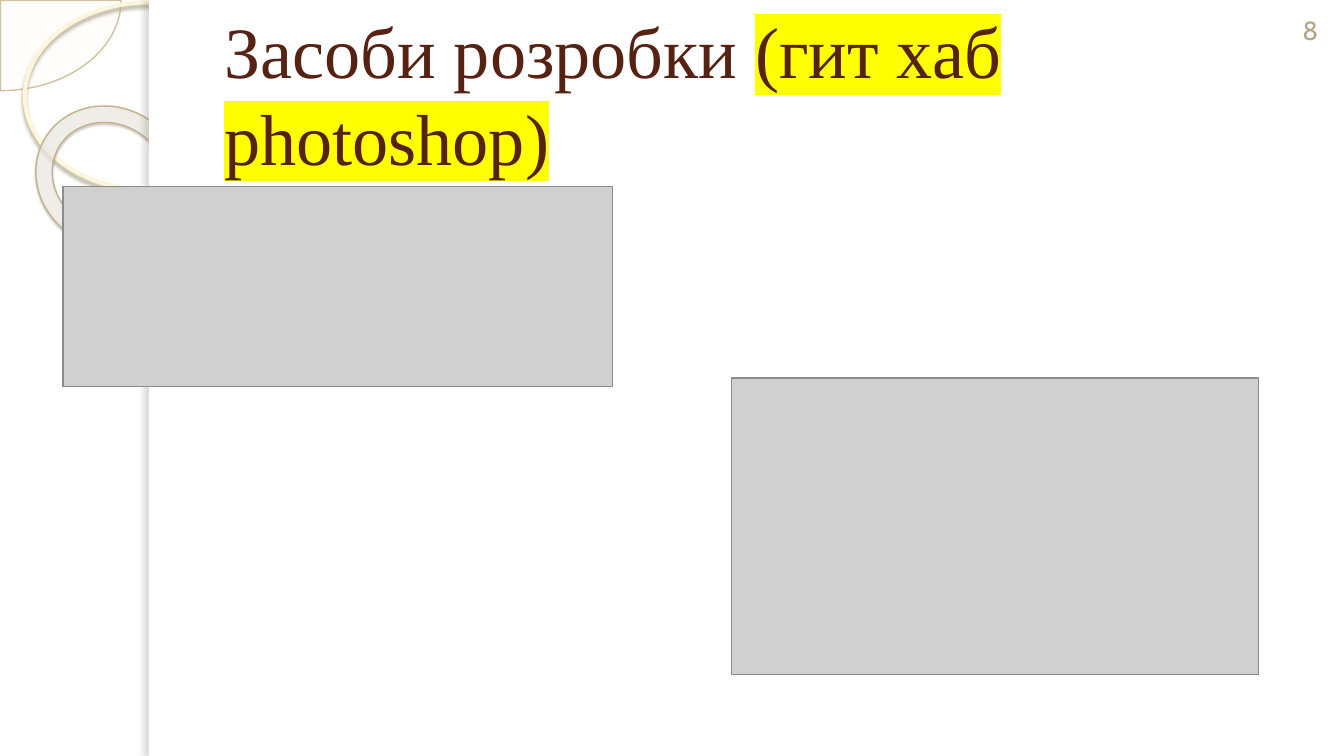
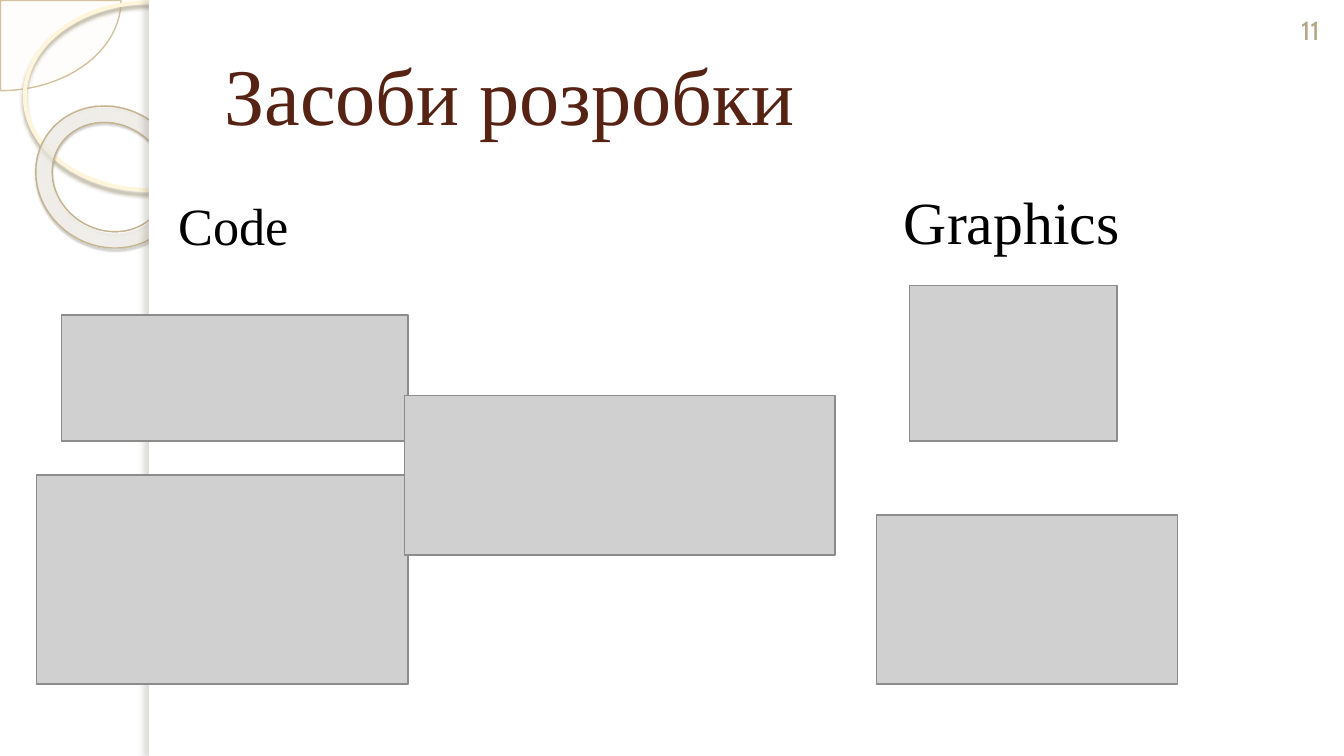
Before and after one commit to mcmcmax437/3D-RPG-Diploma-Thesis, a slide deck: slide 11 of Documents/Презентація_Терешкович_ІТ-02_ПредЗахист.pptx (slide 8 before the commit). Drawn at 1344x756 pixels with LibreOffice and Linux fonts; fonts in the diff are those of the drawing; grey boxes stand for pictures; background and template pictures are left out. Boxes give left, top, right and bottom in pixels: in the first picture for what was removed or moved away, otherwise in the second. Text is boxed around its words. In the diff, an @@ line names an element or a change of style, - is before the commit and + after.

```diff
--- a/Documents/Презентація_Терешкович_ІТ-02_ПредЗахист.pptx
+++ b/Documents/Презентація_Терешкович_ІТ-02_ПредЗахист.pptx
@@ page number at <box>1301,22,1320,40</box>: text changed @@
-8
+11
@@ title at <box>224,67,795,141</box>: text changed; size 38.7 to 43 pt @@
-Засоби розробки (гит хаб photoshop)
+Засоби розробки
@@ text added at <box>179,208,289,246</box>, 28 pt, text #000000 @@
+Code
@@ text added at <box>904,202,1120,256</box>, 32 pt, text #000000 @@
+Graphics
@@ picture added at <box>910,285,1117,441</box> @@
@@ picture: place and size @@
-picture at <box>63,187,613,387</box>
+picture at <box>62,314,409,441</box>
@@ picture added at <box>405,395,835,555</box> @@
@@ picture: place and size @@
-picture at <box>731,378,1258,675</box>
+picture at <box>36,476,407,685</box>
@@ picture added at <box>876,515,1177,684</box> @@
```
Also in this commit, not shown: 6 other slides changed, 5 slides added, 2 slides removed, 12 other files.
